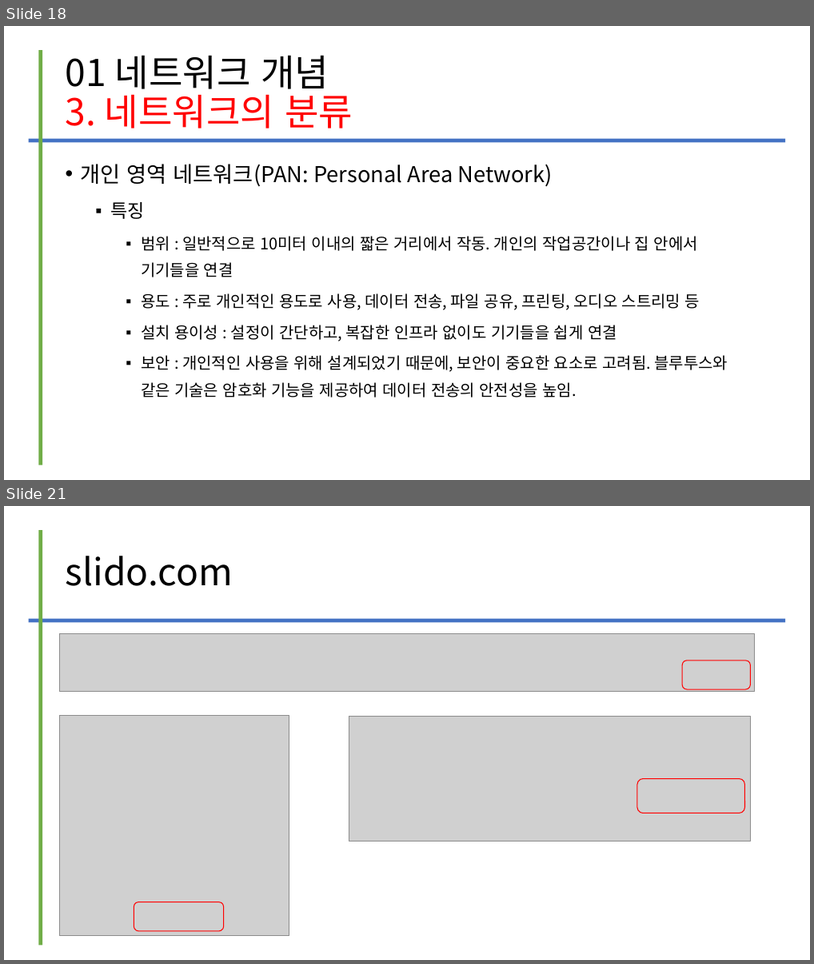
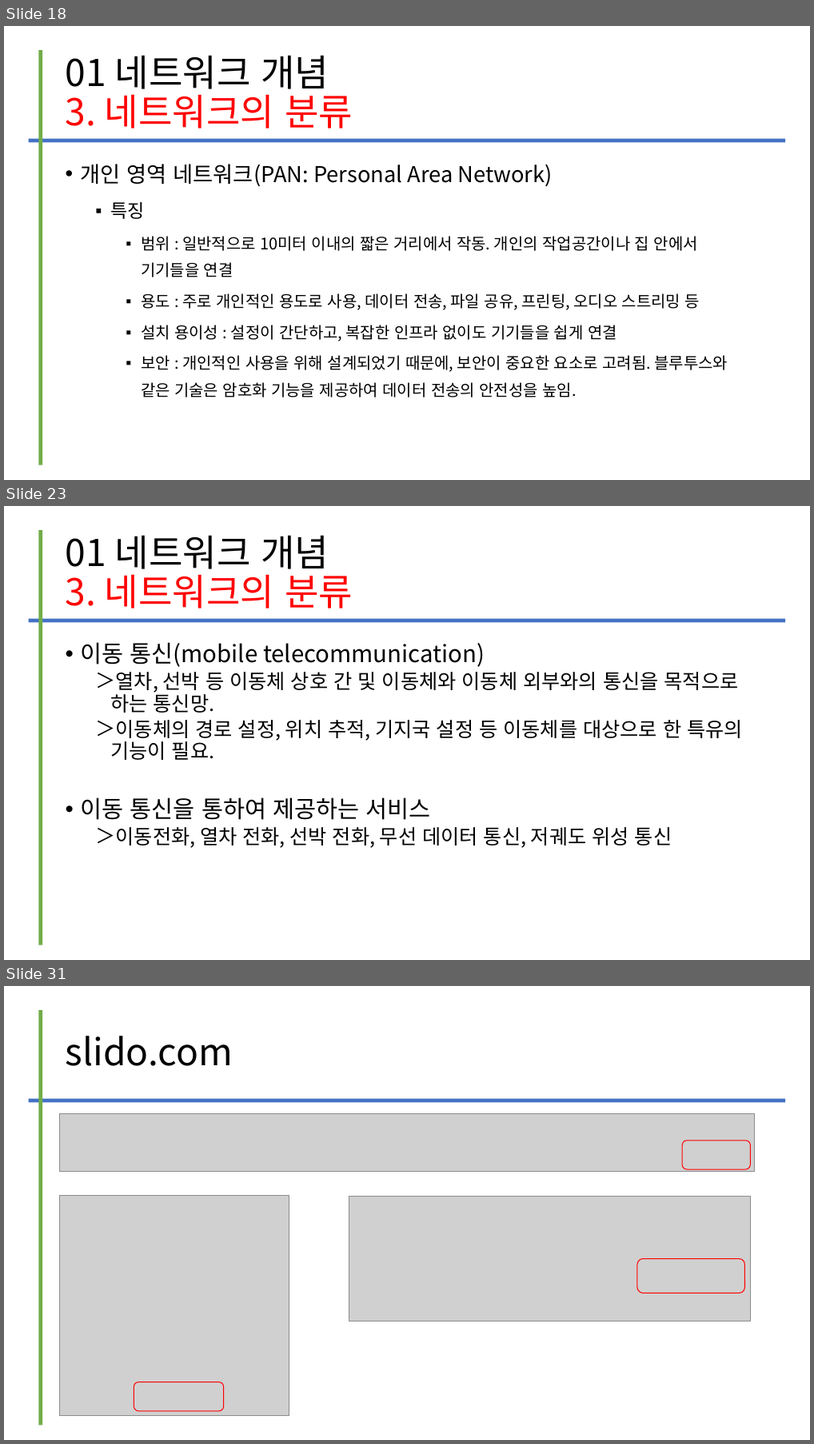
Before and after one commit to kig2929kig/2025-1-network, a slide deck: 컴퓨터 네트워크 - I. 네트워크의 이해.ppt. Shown one above the other, each under a label of ours: slides 18 and 21 before the commit, slides 18, 23 and 31 after it; the slides between them are not shown. The pictures are 814x964 and 814x1444 pixels, drawn with LibreOffice and Linux fonts; fonts in the diff are those of the drawing; grey boxes stand for pictures. Boxes give left, top, right and bottom in pixels: in the first picture for what was removed or moved away, otherwise in the second. Text is boxed around its words. In the diff, an @@ line names an element or a change of style, - is before the commit and + after.

Commit message:
Add files via upload
업데이트

```diff
--- a/컴퓨터 네트워크 - I. 네트워크의 이해.ppt
+++ b/컴퓨터 네트워크 - I. 네트워크의 이해.ppt
@@ slide 23 added at bbox=[4, 506, 810, 960], background #FFFFFF @@
@@ line added from (41, 530) to (41, 945), #70AD47 4.51 pt @@
@@ title added at bbox=[66, 535, 353, 608], 44 pt, text #FF0000 @@
+01 네트워크 개념
+3. 네트워크의 분류
@@ line added from (28, 620) to (786, 620), #4472C4 4.51 pt @@
@@ text added at bbox=[81, 642, 743, 848], 24 pt, text #000000 @@
+• 이동 통신(mobile telecommunication)
+  ＞ 열차, 선박 등 이동체 상호 간 및 이동체와 이동체 외부와의 통신을 목적으로 하는 통신망.
+  ＞ 이동체의 경로 설정, 위치 추적, 기지국 설정 등 이동체를 대상으로 한 특유의 기능이 필요.
+• 이동 통신을 통하여 제공하는 서비스
+  ＞ 이동전화, 열차 전화, 선박 전화, 무선 데이터 통신, 저궤도 위성 통신
@@ what was slide 21 is now slide 31 @@
```
Also in this commit, not shown: 12 other slides added, 3 slides removed.
